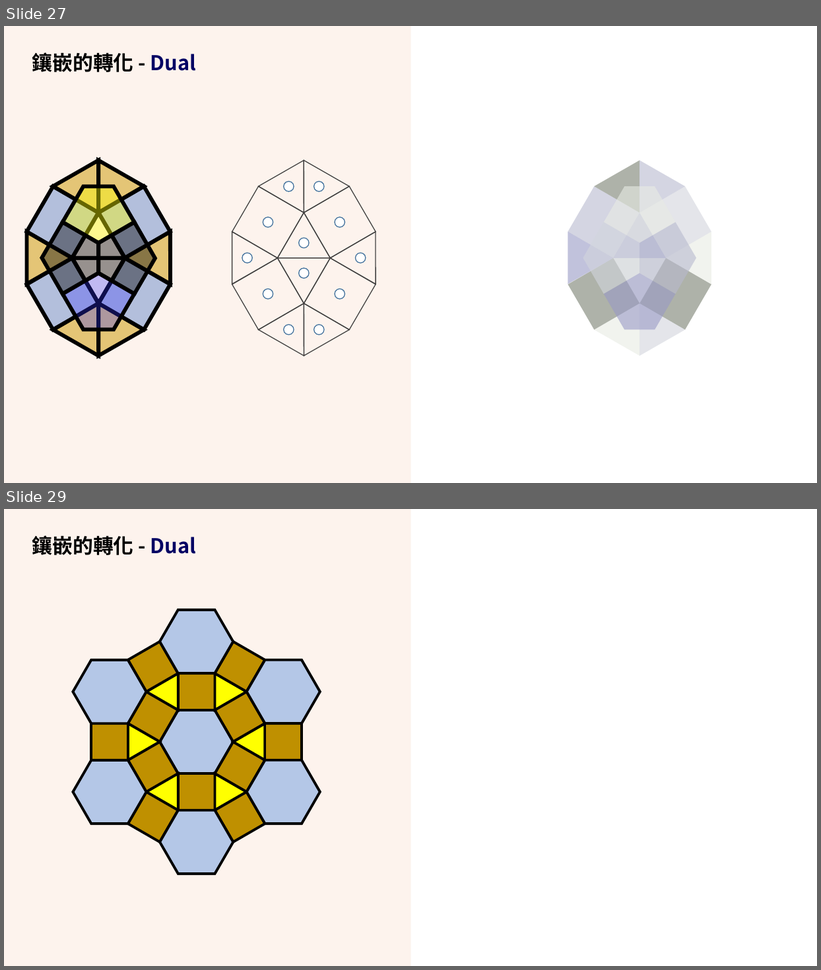
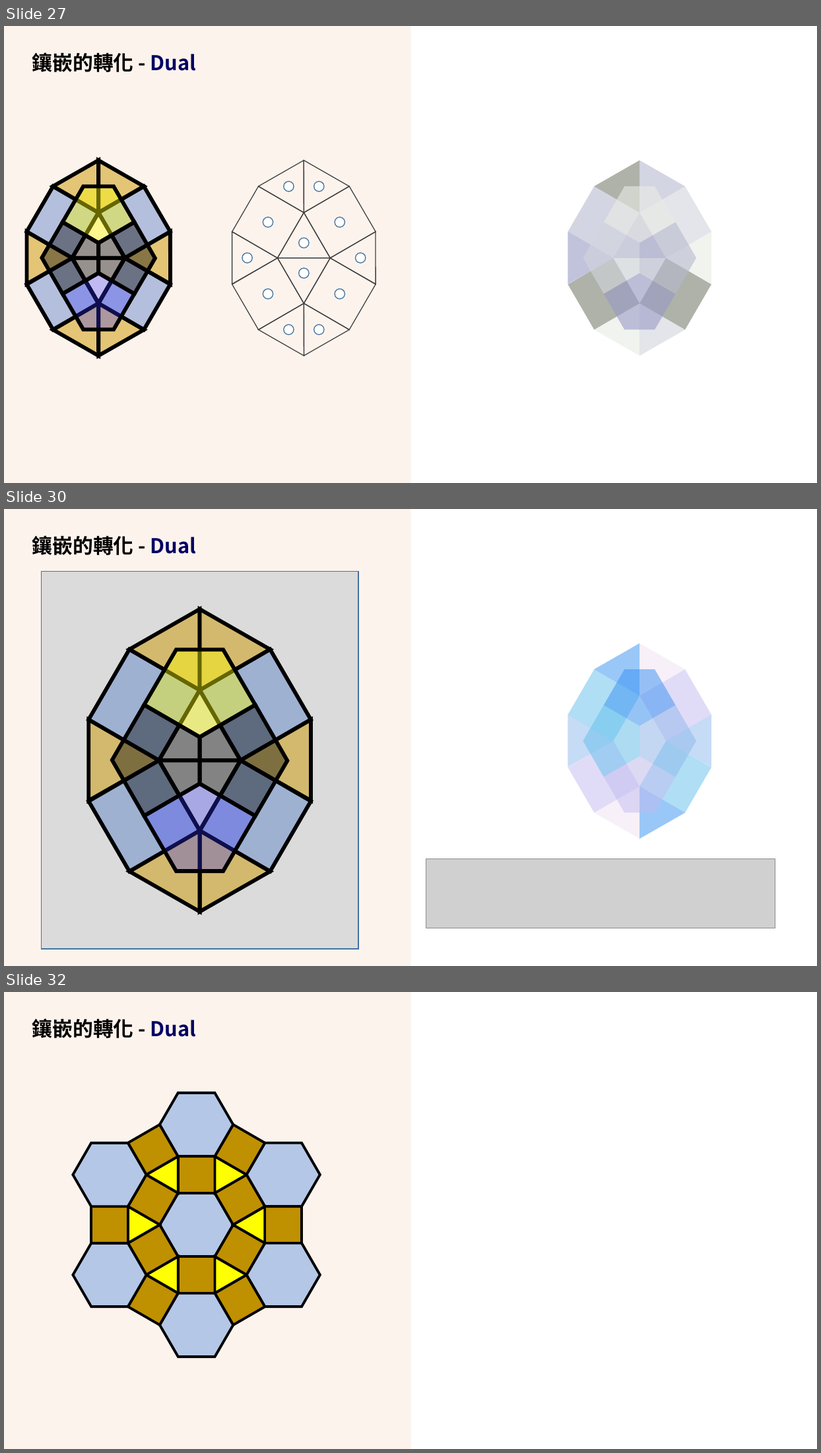
Before and after one commit to LittleD3092/My-Vault, a slide deck: Patterning and Drawing/4/AMA-數藝-5-2-5-密鋪-轉化-2024-0419.pptx. Shown one above the other, each under a label of ours: slides 27 and 29 before the commit, slides 27, 30 and 32 after it; the slides between them are not shown. The pictures are 821x970 and 821x1453 pixels, drawn with LibreOffice and Linux fonts; fonts in the diff are those of the drawing; grey boxes stand for pictures; background and template pictures are left out. Boxes give left, top, right and bottom in pixels: in the first picture for what was removed or moved away, otherwise in the second. Text is boxed around its words. In the diff, an @@ line names an element or a change of style, - is before the commit and + after.

```diff
--- a/Patterning and Drawing/4/AMA-數藝-5-2-5-密鋪-轉化-2024-0419.pptx
+++ b/Patterning and Drawing/4/AMA-數藝-5-2-5-密鋪-轉化-2024-0419.pptx
@@ slide 30 added at box(4, 509, 817, 966), background #FFFFFF; not listed: 2 template elements that a slide beside it also shows @@
@@ title added at box(32, 535, 197, 555), 24 pt, text #000000, bold @@
+鑲嵌的轉化 - Dual
@@ group added at box(41, 571, 358, 949): 8 triangles, 5 rectangles, 4 freeform shapes, 2 lines @@
@@ group added at box(545, 630, 734, 852): 8 triangles, 4 rectangles, 4 freeform shapes @@
@@ picture added at box(426, 859, 775, 929) @@
@@ what was slide 29 is now slide 32 @@
```
Also in this commit, not shown: 6 slides changed, 6 other slides added, 3 other files.
